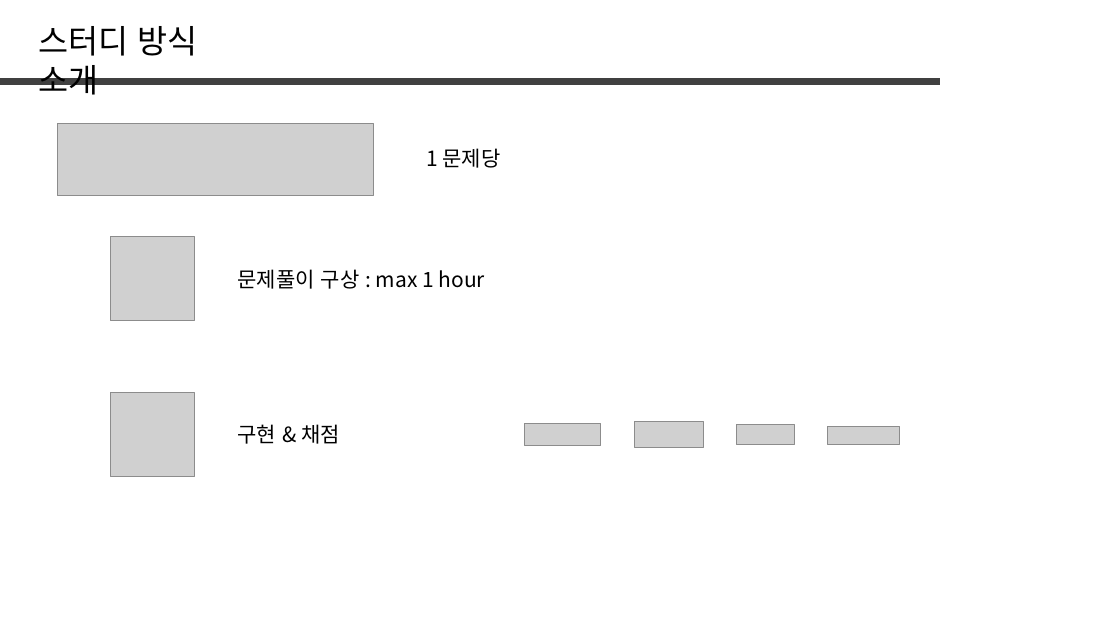
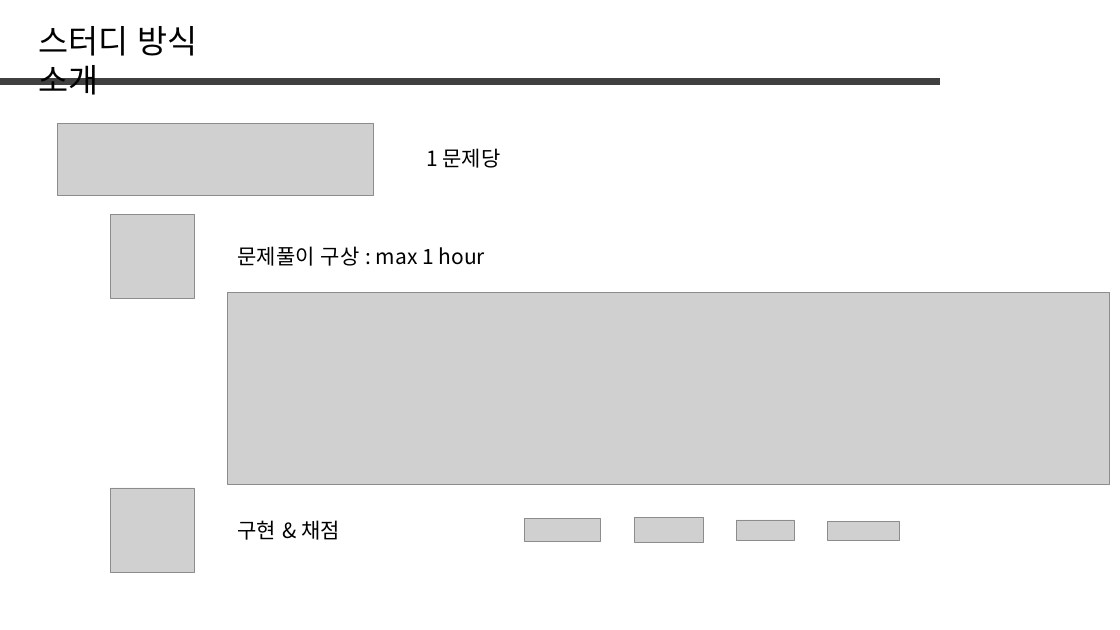
Before and after one commit to jaehoo1/PS-study, a slide deck: slide 3 of study/1_OT.pptx. Drawn at 1120x630 pixels with LibreOffice and Linux fonts; fonts in the diff are those of the drawing; grey boxes stand for pictures. Boxes give left, top, right and bottom in pixels: in the first picture for what was removed or moved away, otherwise in the second. Text is boxed around its words. In the diff, an @@ line names an element or a change of style, - is before the commit and + after.

```diff
--- a/study/1_OT.pptx
+++ b/study/1_OT.pptx
@@ picture moved from (x1=110, y1=237, x2=194, y2=321) to (x1=110, y1=214, x2=194, y2=298) @@
@@ text "문제풀이 구상 : max 1 ..." moved from (x1=238, y1=269, x2=485, y2=289) to (x1=238, y1=246, x2=485, y2=266) @@
@@ picture added at (x1=228, y1=292, x2=1110, y2=485) @@
@@ 5 pictures, 1 text moved together from (x1=110, y1=392, x2=900, y2=476) to (x1=110, y1=488, x2=900, y2=572) @@
```
Also in this commit, not shown: 1 other slide changed, 2 slides added, 1 other file.
